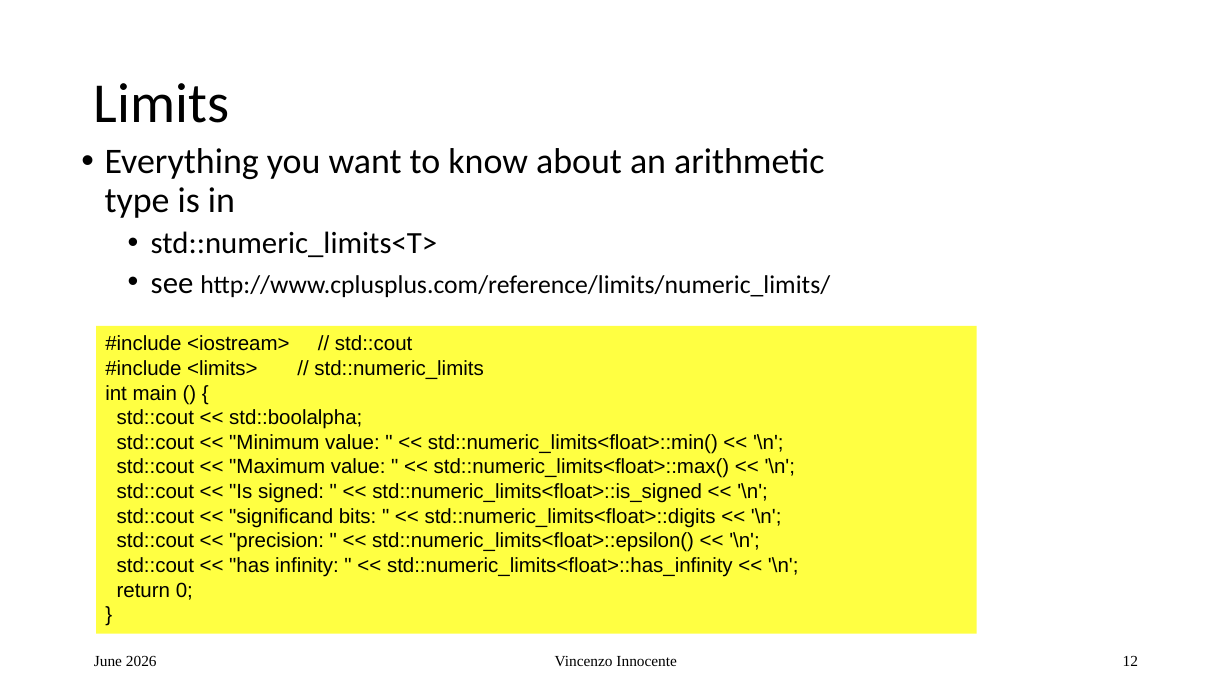
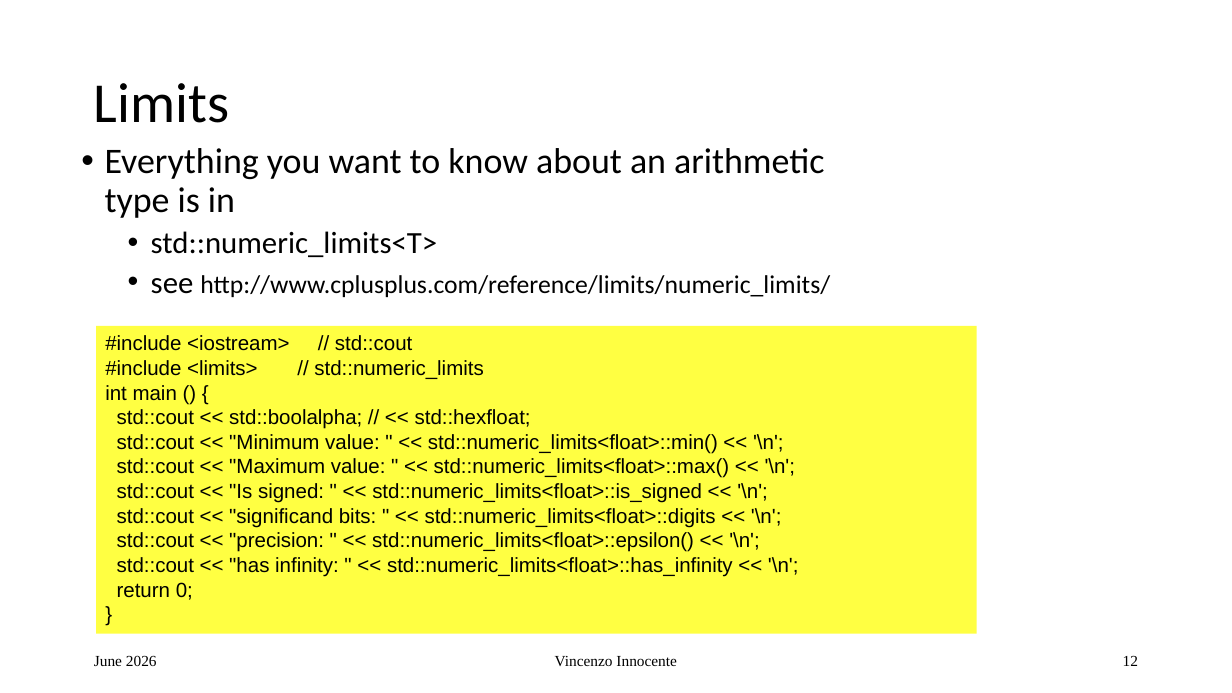
Before and after one commit to VinInn/FPCourse, a slide deck: slide 12 of Slides/FPforScientist.pptx. Drawn at 1232x693 pixels with LibreOffice and Linux fonts; fonts in the diff are those of the drawing. Boxes give left, top, right and bottom in pixels: in the first picture for what was removed or moved away, otherwise in the second. Text is boxed around its words. In the diff, an @@ line names an element or a change of style, - is before the commit and + after.

```diff
--- a/Slides/FPforScientist.pptx
+++ b/Slides/FPforScientist.pptx
@@ text in rectangle at (117, 409, 531, 429): text changed @@
-std::cout << std::boolalpha;
+std::cout << std::boolalpha; // << std::hexfloat;
```
Also in this commit, not shown: 3 other slides changed.
